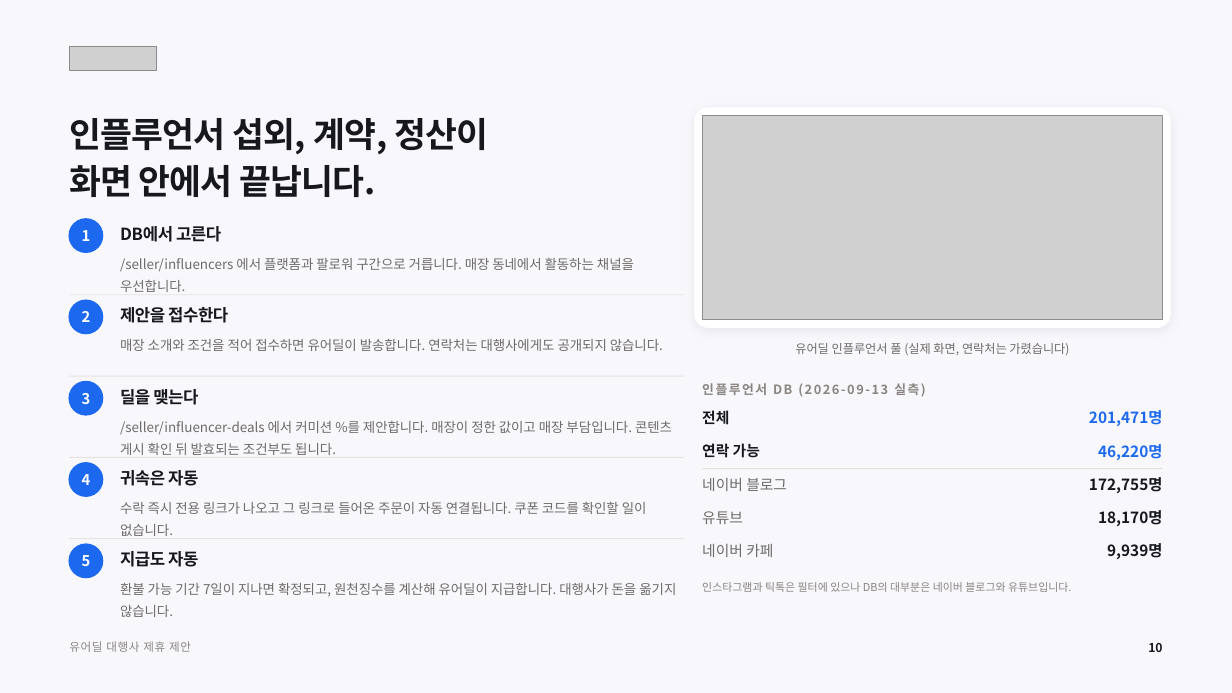
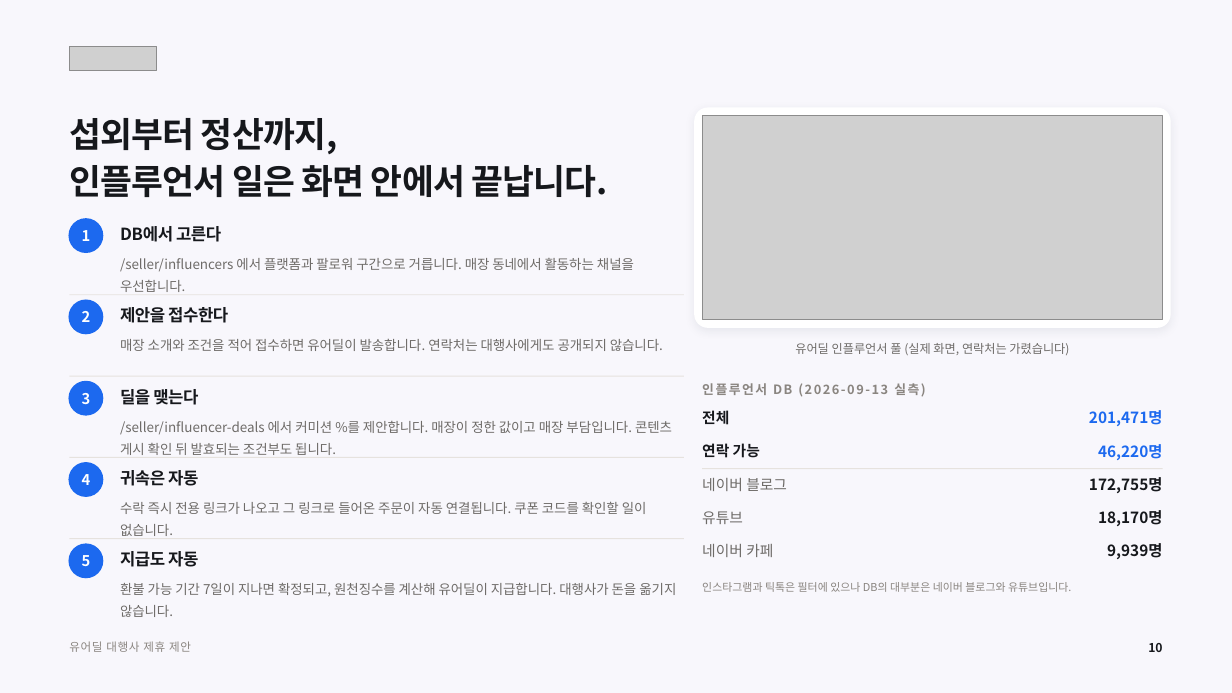
Before and after one commit to tobe2111/ur-live, a slide deck: slide 10 of docs/business/proposals/urdeal-agency-proposal.pptx. Drawn at 1232x693 pixels with LibreOffice and Linux fonts; fonts in the diff are those of the drawing; grey boxes stand for pictures. Boxes give left, top, right and bottom in pixels: in the first picture for what was removed or moved away, otherwise in the second. Text is boxed around its words. In the diff, an @@ line names an element or a change of style, - is before the commit and + after.

```diff
--- a/docs/business/proposals/urdeal-agency-proposal.pptx
+++ b/docs/business/proposals/urdeal-agency-proposal.pptx
@@ text at (69,118,607,197): text changed @@
-인플루언서 섭외, 계약, 정산이
-화면 안에서 끝납니다.
+섭외부터 정산까지,
+인플루언서 일은 화면 안에서 끝납니다.
```
Also in this commit, not shown: 15 other slides changed, 10 other files.
